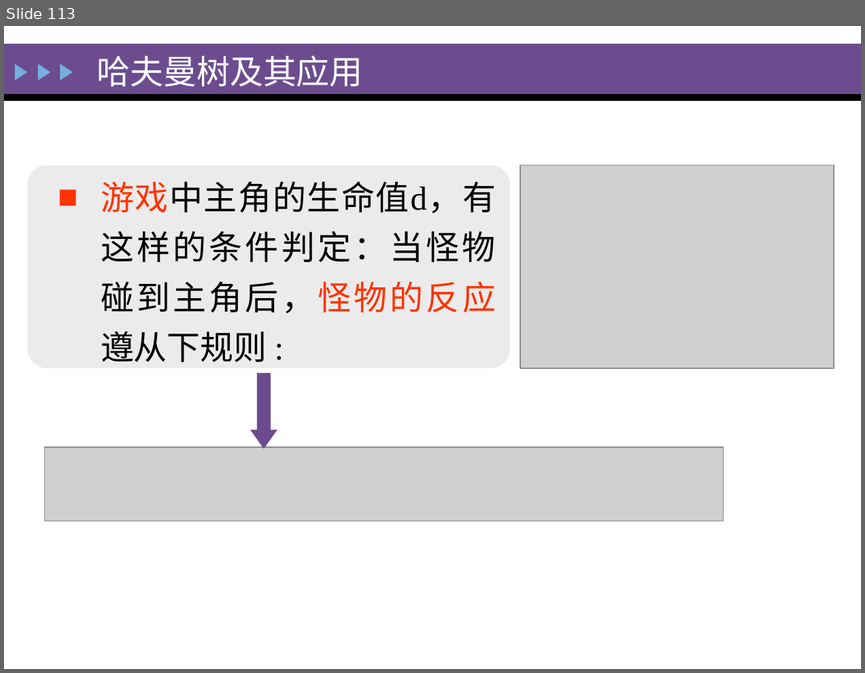
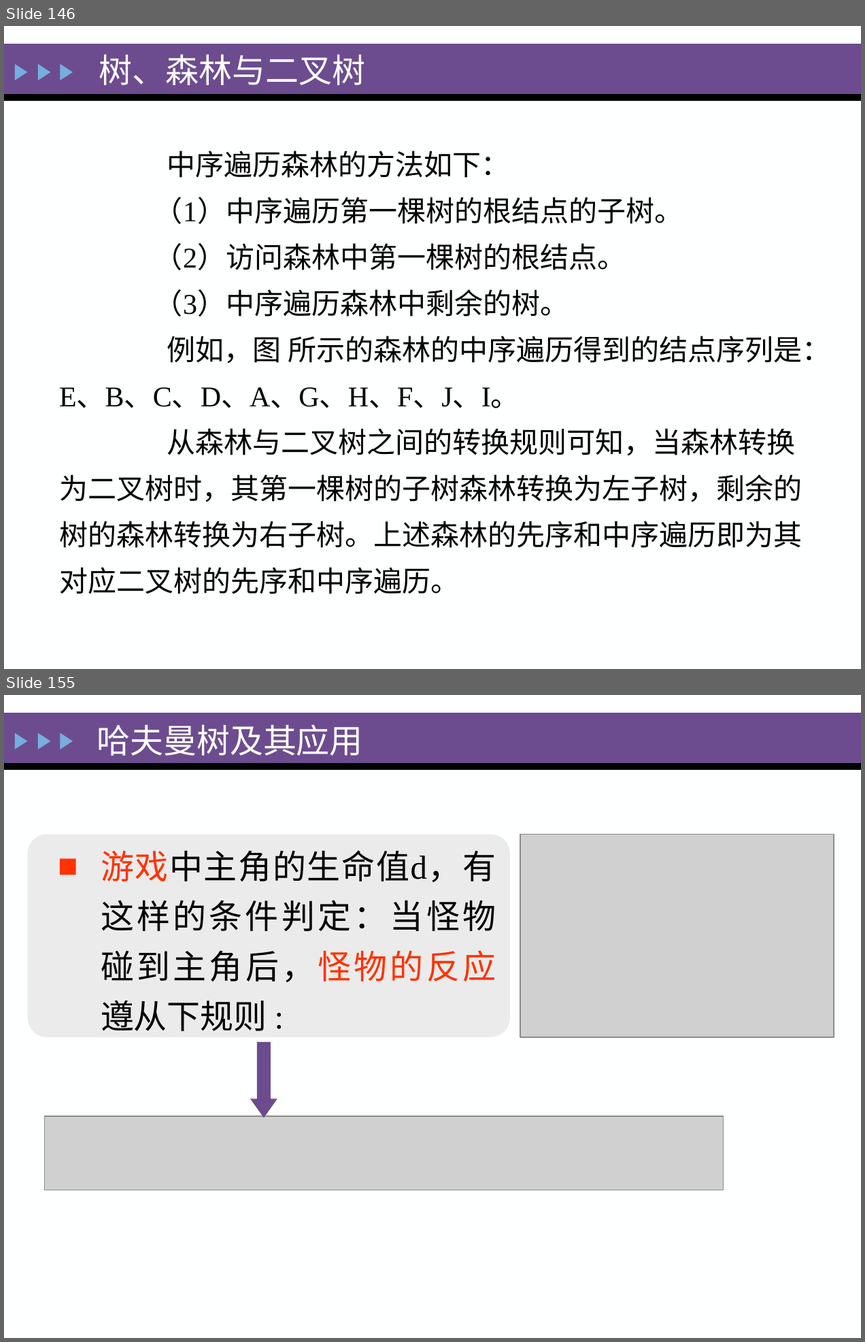
Before and after one commit to zeemeil/zeemeil.github.io, a slide deck: files/2025_1_DS/0402_DS_Tree.pptx. Shown one above the other, each under a label of ours: slide 113 before the commit, slides 146 and 155 after it; the slides between them are not shown. The pictures are 865x673 and 865x1342 pixels, drawn with LibreOffice and Linux fonts; fonts in the diff are those of the drawing; grey boxes stand for pictures. Boxes give left, top, right and bottom in pixels: in the first picture for what was removed or moved away, otherwise in the second. Text is boxed around its words. In the diff, an @@ line names an element or a change of style, - is before the commit and + after.

```diff
--- a/files/2025_1_DS/0402_DS_Tree.pptx
+++ b/files/2025_1_DS/0402_DS_Tree.pptx
@@ slide 146 added at (4, 26, 861, 669), background #FEFFFF; not listed: 5 template elements that a slide beside it also shows @@
@@ title added at (99, 54, 366, 85), 28 pt, text #FEFFFF @@
+树、森林与二叉树
@@ text added at (59, 150, 830, 594), 24 pt, text #000000 @@
+中序遍历森林的方法如下：
+（1）中序遍历第一棵树的根结点的子树。
+（2）访问森林中第一棵树的根结点。
+（3）中序遍历森林中剩余的树。
+例如，图 所示的森林的中序遍历得到的结点序列是：E、B、C、D、A、G、H、F、J、I。
+从森林与二叉树之间的转换规则可知，当森林转换为二叉树时，其第一棵树的子树森林转换为左子树，剩余的树的森林转换为右子树。上述森林的先序和中序遍历即为其对应二叉树的先序和中序遍历。
@@ what was slide 113 is now slide 155 @@
```
Also in this commit, not shown: 13 slides changed, 41 other slides added, 3 slides removed, 15 other files.
